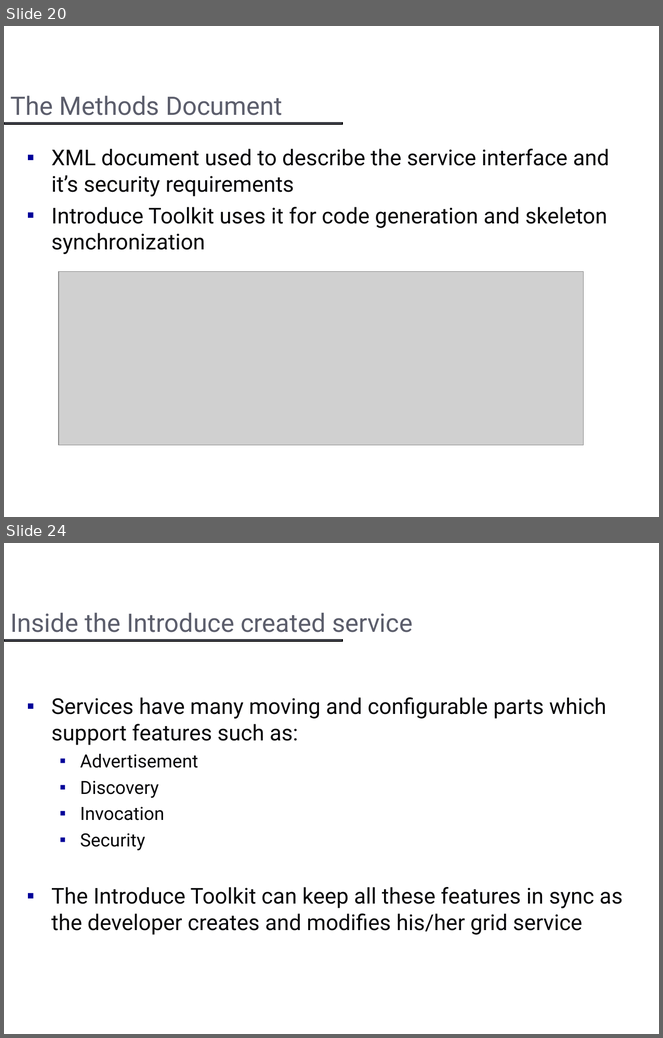
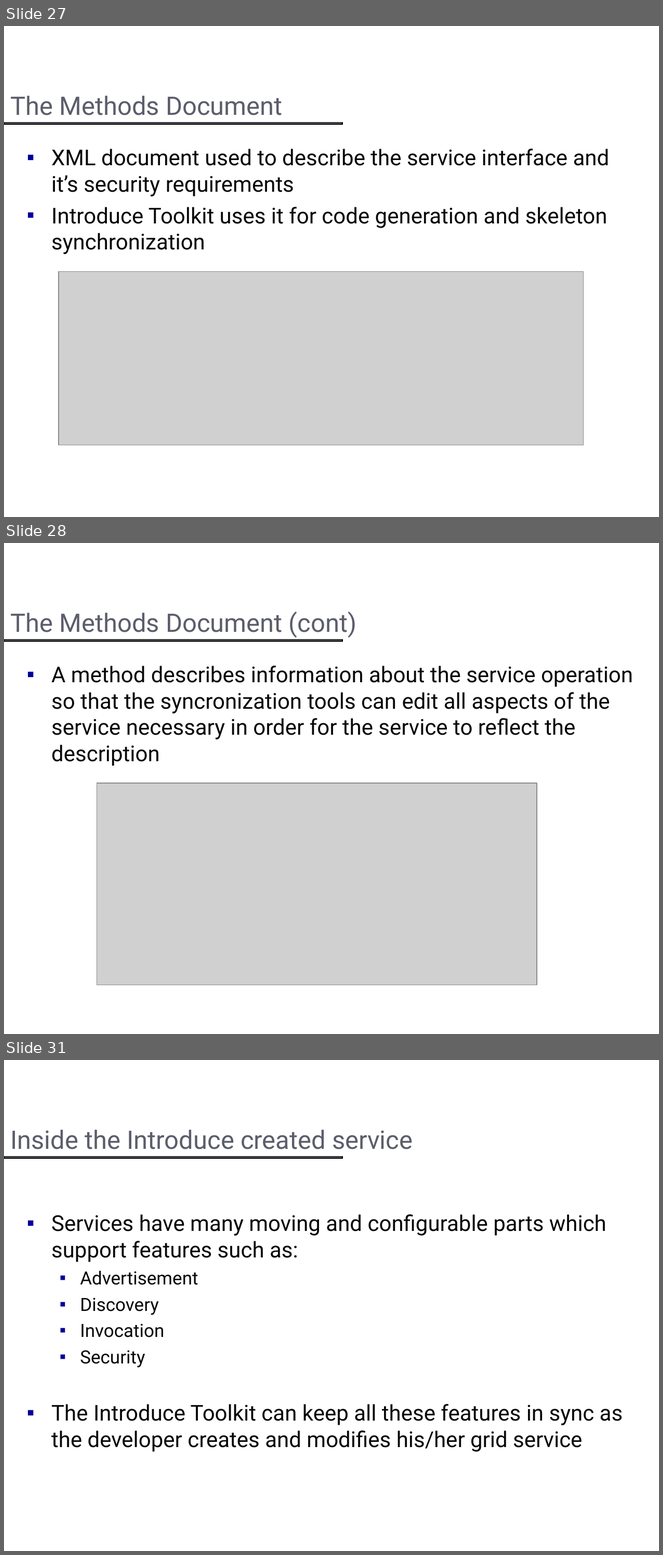
Before and after one commit to NCIP/cagrid-portal, a slide deck: cagrid-1-0/Documentation/presentations/introduce/Introduce.ppt. Shown one above the other, each under a label of ours: slides 20 and 24 before the commit, slides 27, 28 and 31 after it; the slides between them are not shown. The pictures are 663x1038 and 663x1555 pixels, drawn with LibreOffice and Linux fonts; fonts in the diff are those of the drawing; grey boxes stand for pictures; background and template pictures are left out. Boxes give left, top, right and bottom in pixels: in the first picture for what was removed or moved away, otherwise in the second. Text is boxed around its words. In the diff, an @@ line names an element or a change of style, - is before the commit and + after.

```diff
--- a/cagrid-1-0/Documentation/presentations/introduce/Introduce.ppt
+++ b/cagrid-1-0/Documentation/presentations/introduce/Introduce.ppt
@@ slide 28 added at bbox=[4, 543, 659, 1034], background #FFFFFF; not listed: 1 template element that a slide beside it also shows @@
@@ title added at bbox=[10, 612, 357, 638], 28 pt, text #5B5D6B @@
+The Methods Document (cont)
@@ text added at bbox=[51, 666, 633, 766], 24 pt, text #070709 @@
+▪ A method describes information about the service operation so that the syncronization tools can edit all aspects of the service necessary in order for the service to reflect the description
@@ picture added at bbox=[97, 783, 538, 985] @@
@@ what was slide 20 is now slide 27 @@
@@ what was slide 24 is now slide 31 @@
```
Also in this commit, not shown: 6 slides changed, 8 other slides added, 2 slides removed, 9 other files.
